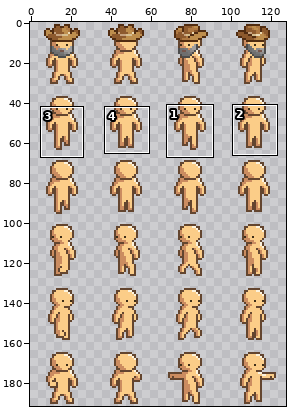
Pixel-art file: Assets/Content/Races/human_light/human_light.ase. Above, an overview of the earlier version with the close-up marked.
Close-up. Before the edit:
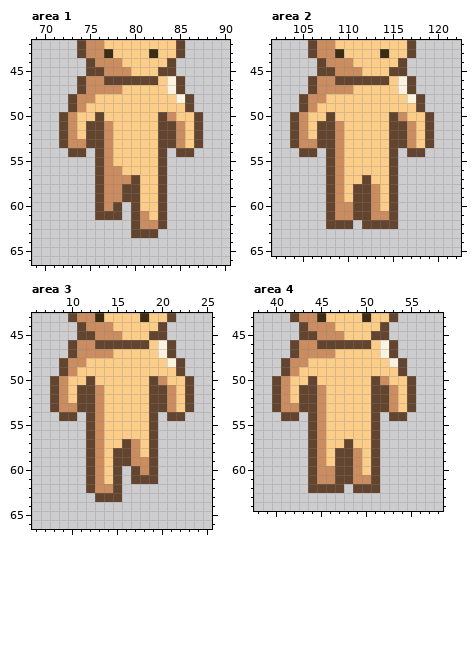
128x192 pixels, 1 frame. Shown: area 1: x 69..90, y 42..66; area 2: x 102..122, y 42..65; area 3: x 6..25, y 43..66; area 4: x 38..58, y 43..64. The commit also changed other parts of the picture, which this record leaves out.
Once edited:
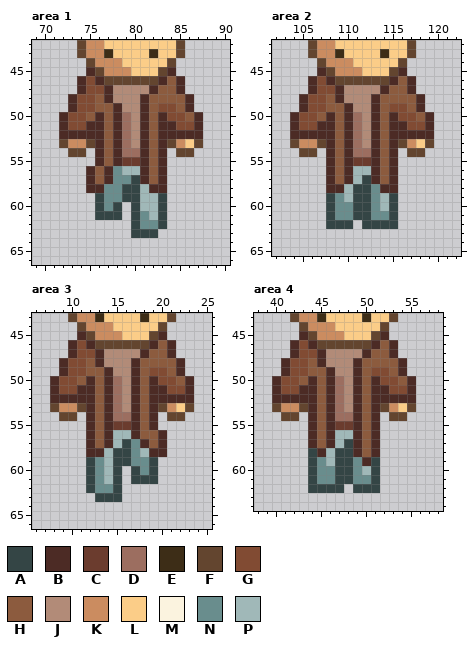
Palette (. is transparent): A #344545  B #4c2b25  C #6b3c2e  D #9c6e60  E #3d2d17  F #63452f  G #814b33  H #8c5b3e  J #b28b78  K #cb8c60  L #fbcd88  M #fbf3df  N #698d8d  P #a0b8b8
Changes in this commit:
layer "Body" added
layer "Body Detail" added
layer "Jeans" added
layer "Duster" added
layer "Layer" removed
layer "Layer 1" removed
Area 1, layers "Duster", "Jeans":
y 45: x 75 F -> B; x 84 F -> B
y 46: x 74..76 FKK -> BGB; x 83..85 LMF -> BHB
y 47: x 74..85 FKKKKLLLLLMF -> BGGBJJJJBHHB
y 48: x 73..86 FKKLLLLLLLLLMF -> BGGHBJJJBHHHHB
y 49: x 73..86 FKLLLLLLLLLLLF -> BGGHHBJJBHGGHB
y 50: x 72..87 FKLLFLLLLLLFKLLF -> BGGHBHBDJBHBGGHB
y 51: x 72..87 FKLFFKLLLLLFFKLF -> BGGBBHBDJBHBBGGB
y 52: x 72..87 FKLFFKLLLLLFFKLF -> BBBBBHBDJBHBBBBB
y 53: x 76..83 FKLLLLLF -> BHBDJBHB
y 54: x 76..83 FKLLLLLF -> BHBDDBHB
y 55: x 76..83 FKLLLLLF -> BHBCCBHB
y 56: x 75..83 .FKKLLLLF -> BHBNPPBHB
y 57: x 75..83 .FKKKFLLF -> BHBNNABHB
y 58: x 75..83 .FKKFFLLF -> BBNNAAPBB
y 59: x 76..83 FKKFFLLF -> ANNAAPPA
y 60: x 76..78 FKF -> ANA; x 80..83 FLLF -> APPA
y 61: x 76..78 FFF -> AAA; x 80..83 FKLF -> ANPA
y 62: x 80..83 FKKF -> ANNA
y 63: x 80..82 FFF -> AAA
Area 2, layers "Duster", "Jeans":
y 45: x 107 F -> B; x 116 F -> B
y 46: x 106..108 FKK -> BGB; x 115..117 LMF -> BHB
y 47: x 106..117 FKKKKLLLLLMF -> BGGBJJJJBHHB
y 48: x 105..118 FKKLLLLLLLLLMF -> BGGHBJJJBHHHHB
y 49: x 105..118 FKLLLLLLLLLLLF -> BGGHHBJJBHGGHB
y 50: x 104..119 FKLLFLLLLLLFKLLF -> BGGHBHBDJBHBGGHB
y 51: x 104..119 FKLFFKLLLLLFFKLF -> BGGBBHBDJBHBBGGB
y 52: x 104..119 FKLFFKLLLLLFFKLF -> BBBBBHBDJBHBBBBB
y 53: x 108..115 FKLLLLLF -> BHBDJBHB
y 54: x 108..115 FKLLLLLF -> BHBDDBHB
y 55: x 108..115 FKLLLLLF -> BHBCCBHB
y 56: x 108..115 FKLLLLLF -> BHBPPBHB
y 57: x 108..115 FKLLFLLF -> BHBPABHB
y 58: x 108..115 FKLFFKLF -> BBPAANBB
y 59: x 108..115 FKLFFKLF -> ANPAANPA
y 60: x 108..115 FKKFFKLF -> ANNAANPA
y 61: x 108..115 FKKFFKKF -> ANNAANNA
y 62: x 108..110 FFF -> AAA; x 112..115 FFFF -> AAAA
Area 3, layers "Duster", "Jeans":
y 45: x 11 F -> B; x 20 F -> B
y 46: x 10..12 FKK -> BGB; x 19..21 LMF -> BHB
y 47: x 10..21 FKKKKLLLLLMF -> BGGBJJJJBHHB
y 48: x 9..22 FKKLLLLLLLLLMF -> BGGHBJJJBHHHHB
y 49: x 9..22 FKLLLLLLLLLLLF -> BGGHHBJJBHGGHB
y 50: x 8..23 FKLLFLLLLLLFKLLF -> BGGHBHBDJBHBGGHB
y 51: x 8..23 FKLFFKLLLLLFFKLF -> BGGBBHBDJBHBBGGB
y 52: x 8..23 FKLFFKLLLLLFFKLF -> BBBBBHBDJBHBBBBB
y 53: x 12..19 FKLLLLLF -> BHBDJBHB
y 54: x 12..19 FKLLLLLF -> BHBDDBHB
y 55: x 12..19 FKLLLLLF -> BHBCCBHB
y 56: x 12..20 FKLLLLLF. -> BHBPPBHHB
y 57: x 12..20 FKLLFKLF. -> BHBPANBHB
y 58: x 12..20 FKLFFKLF. -> BBPAANPBB
y 59: x 12..19 FKLFFKKF -> ANPAANNA
y 60: x 12..15 FKLF -> ANPA; x 17..19 FKF -> ANA
y 61: x 12..15 FKLF -> ANPA; x 17..19 FFF -> AAA
y 62: x 12..15 FKKF -> ANNA
y 63: x 13..15 FFF -> AAA
Area 4, layers "Duster", "Jeans":
y 45: x 43 F -> B; x 52 F -> B
y 46: x 42..44 FKK -> BGB; x 51..53 LMF -> BHB
y 47: x 42..53 FKKKKLLLLLMF -> BGGBJJJJBHHB
y 48: x 41..54 FKKLLLLLLLLLMF -> BGGHBJJJBHHHHB
y 49: x 41..54 FKLLLLLLLLLLLF -> BGGHHBJJBHGGHB
y 50: x 40..55 FKLLFLLLLLLFKLLF -> BGGHBHBDJBHBGGHB
y 51: x 40..55 FKLFFKLLLLLFFKLF -> BGGBBHBDJBHBBGGB
y 52: x 40..55 FKLFFKLLLLLFFKLF -> BBBBBHBDJBHBBBBB
y 53: x 44..51 FKLLLLLF -> BHBDJBHB
y 54: x 44..51 FKLLLLLF -> BHBDDBHB
y 55: x 44..51 FKLLLLLF -> BHBCCBHB
y 56: x 44..51 FKLLLLLF -> BHBPPBHB
y 57: x 44..51 FKLLFLLF -> BHBPABHB
y 58: x 44..51 FKLFFKLF -> ABPAABHB
y 59: x 44..51 FKLFFKLF -> ANPAANBA
y 60: x 44..51 FKKFFKLF -> ANNAANPA
y 61: x 44..51 FKKFFKKF -> ANNAANNA
y 62: x 44..47 FFFF -> AAAA; x 49..51 FFF -> AAA
